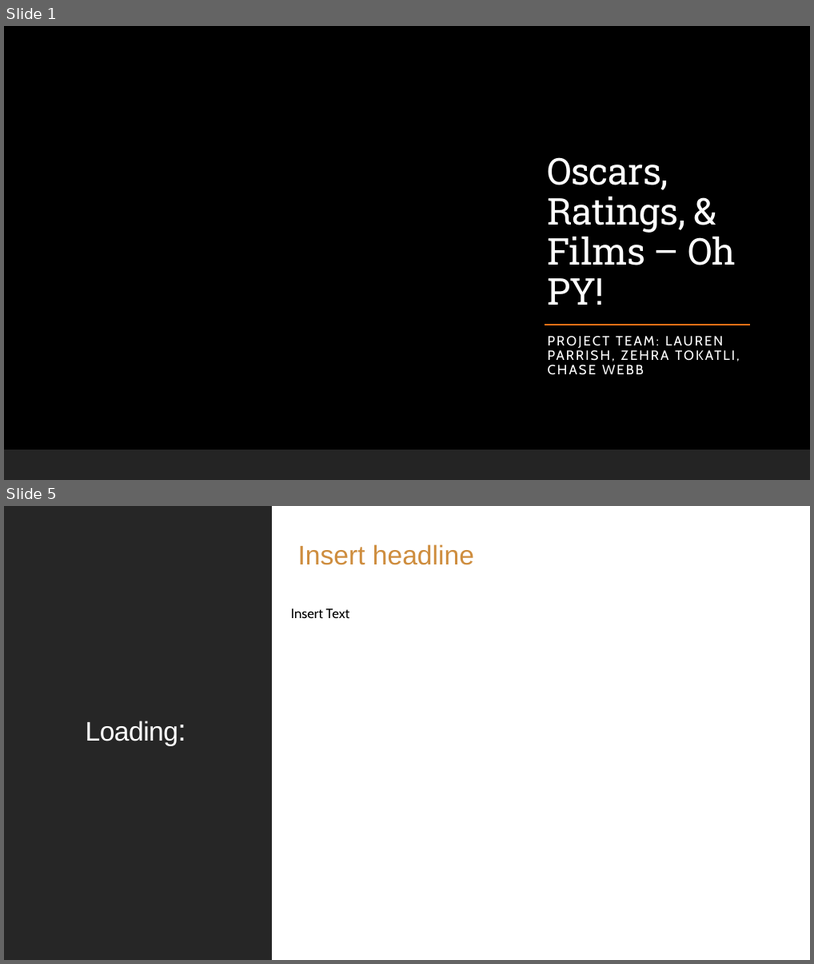
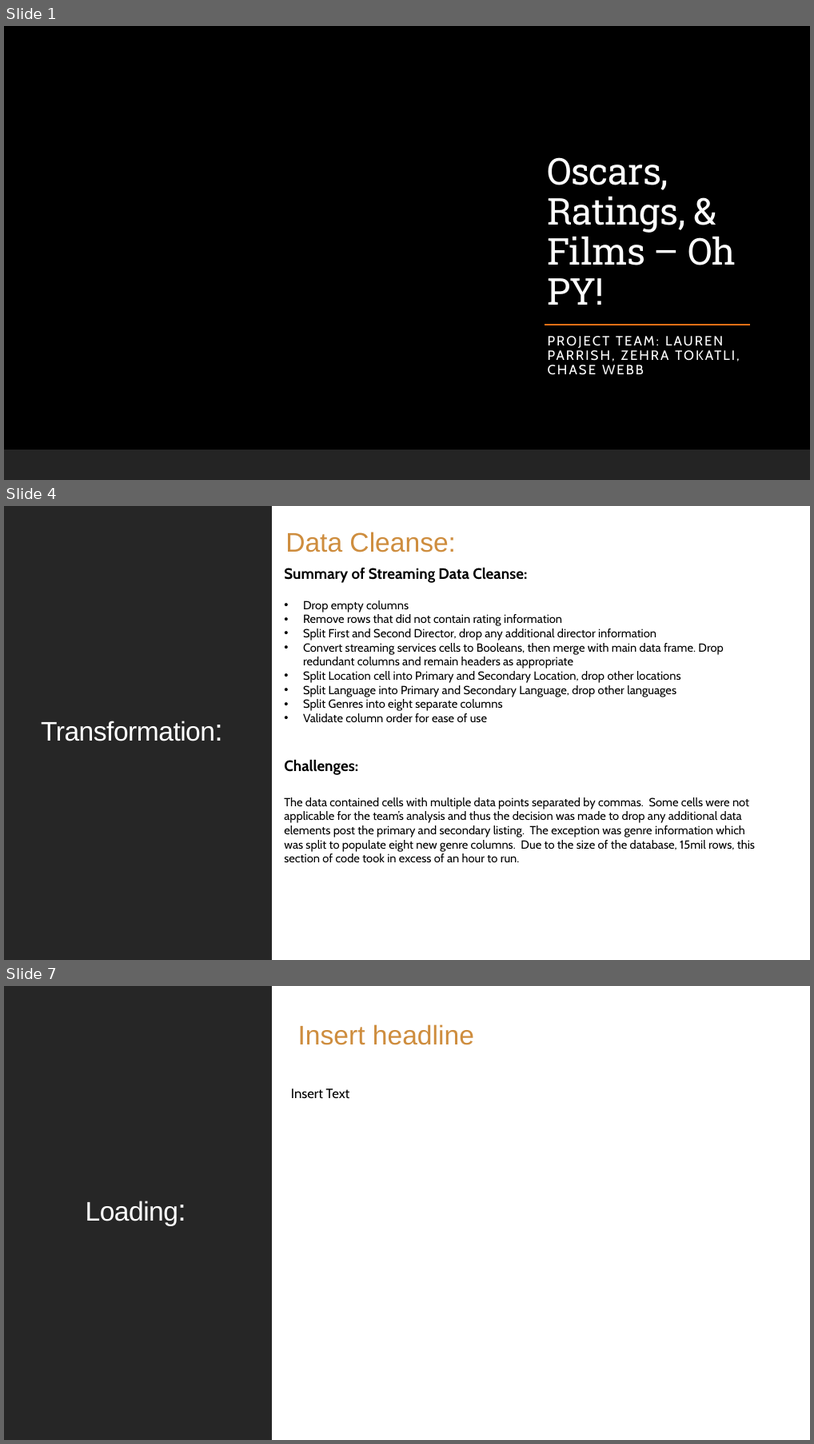
Before and after one commit to LJeanParrish/Oscars-Ratings-and-Films-Oh-Py, a slide deck: DRAFT Presentation.pptx. Shown one above the other, each under a label of ours: slides 1 and 5 before the commit, slides 1, 4 and 7 after it; the slides between them are not shown. The pictures are 814x964 and 814x1444 pixels, drawn with LibreOffice and Linux fonts; fonts in the diff are those of the drawing; background and template pictures are left out. Boxes give left, top, right and bottom in pixels: in the first picture for what was removed or moved away, otherwise in the second. Text is boxed around its words. In the diff, an @@ line names an element or a change of style, - is before the commit and + after.

```diff
--- a/DRAFT Presentation.pptx
+++ b/DRAFT Presentation.pptx
@@ slide 4 added at (4,506,810,960), background #FFFFFF; not listed: 1 template element that a slide beside it also shows @@
@@ rectangle added at (4,506,272,960), fill #262626 @@
@@ rectangle added at (5,506,810,960), fill #FFFFFF @@
@@ text added at (286,532,456,552), 32 pt, text #CE8D3E @@
+  Data Cleanse:
@@ text added at (284,567,527,583), 18 pt, text #000000, bold @@
+Summary of Streaming Data Cleanse:
@@ text added at (303,600,723,722), 14 pt, text #000000 @@
+• Drop empty columns
+• Remove rows that did not contain rating information
+• Split First and Second Director, drop any additional director information
+• Convert streaming services cells to Booleans, then merge with main data frame. Drop redundant columns and remain headers as appropriate
+• Split Location cell into Primary and Secondary Location, drop other locations
+• Split Language into Primary and Secondary Language, drop other languages
+• Split Genres into eight separate columns
+• Validate column order for ease of use
@@ title added at (41,720,215,741), 32 pt, text #FFFFFF @@
+Transformation:
@@ text added at (284,759,358,775), 18 pt, text #000000, bold @@
+Challenges:
@@ text added at (284,797,755,862), 14 pt, text #000000 @@
+The data contained cells with multiple data points separated by commas. Some cells were not applicable for the team’s analysis and thus the decision was made to drop any additional data elements post the primary and secondary listing. The exception was genre information which was split to populate eight new genre columns. Due to the size of the database, 15mil rows, this section of code took in excess of an hour to run.
@@ what was slide 5 is now slide 7 @@
```
Also in this commit, not shown: 2 slides changed, 2 other slides added, 1 slide removed, 1 other file.
